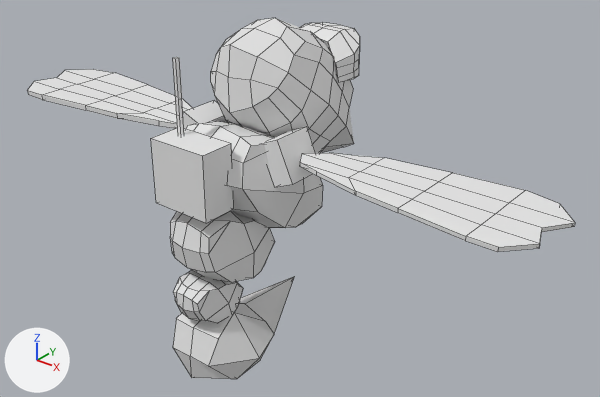
Renders of the FBX model Content/Models/buzz/buzz.fbx from each side of a commit.
Rendered twice from a camera (50 mm lens) standing at (8.9, -10.65, 8.94) and looking at (0.46, -0.11, 2.41). The axes (+X, +Y, +Z) are drawn at lower left. The lights are the same throughout. Mesh edges are drawn as thin lines. Where no turn or scale is listed for an object, it has been applied to the vertices.

Script lines for the objects in view, before the commit:
```python
me_cube = bpy.data.meshes.new('Cube')
me_cube.from_pydata(...)  # 486 vertices, 451 faces; spans x -5.55..5.55, y -2.67..1.87, z -4.84..1.34
me_cube.materials.append(mat_material)  # white #e7e7e7
ob_cube = bpy.data.objects.new('Cube', me_cube)
ob_cube.location = (0.0, 0.0, 4.28)
```
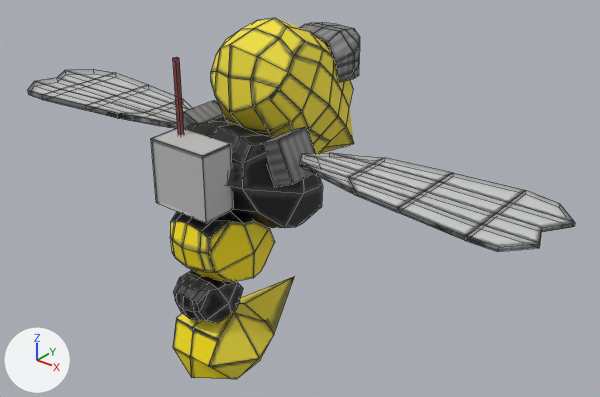
Pixel boxes [x1, y1, x2, y2] of what changed, in the pictures (600 x 397 px):
'Cube', recoloured: [28, 18, 575, 379] in both

The change in detail:
Picture 'buzzTex.png' (img_buzztex_png) is new.
Material 'Material.001' (mat_material_001) is new.
Its texture is img_buzztex_png (with its transparency).
Its roughness is 0.69.
me_cube has 486 vertices, 451 faces and spans x -5.55..5.55, y -2.67..1.87, z -4.84..1.34.
me_cube no longer uses material mat_material (white #e7e7e7).
me_cube now uses material mat_material_001 (picture img_buzztex_png).
